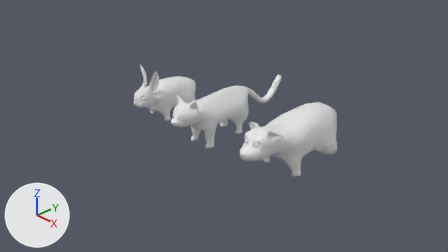
The Blender file art/animals.blend: old version first, new version second.
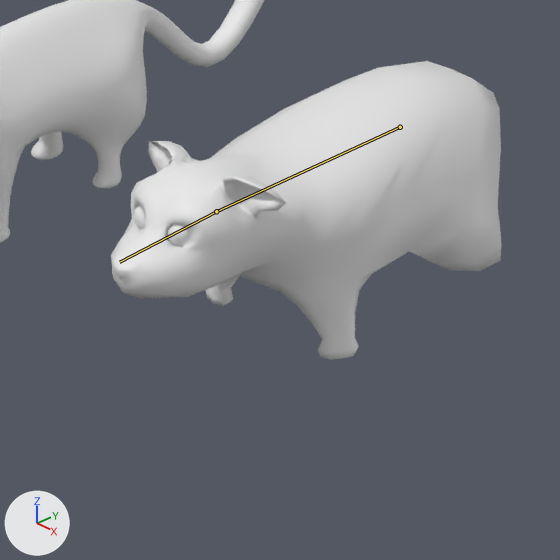
Each version appears first from the file's camera 'Camera', and next in a close-up on the part from 47% to 79% of the width and 34% to 90% of the height. Every picture has the same lights, and +X, +Y and +Z are marked at lower left. The bones that bend it are drawn over the model as lines in the close-ups.

In view in the first close-up: 'Kitty', 'Puppy'.
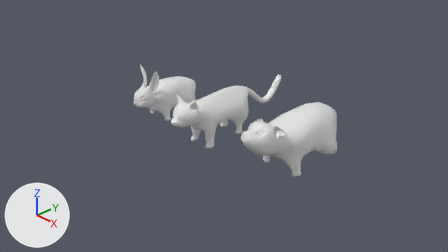
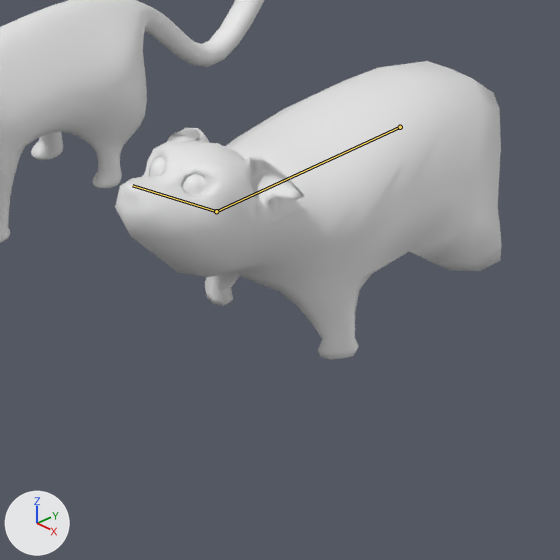
The newer file adds an action. The first version stands in its rest pose; the second is drawn at frame 24 of the action 'Idle'.

The change, as a diff of the scene's bpy script:
```diff
--- a/art/animals.blend.py
+++ b/art/animals.blend.py
@@ bone_head @@
 bone_head = bpy.data.objects['Armature'].pose.bones['Head']  # child of 'Body'
-bone_head.rotation_quaternion = (1.0, 0.0, 0.0, 0.0)  # degrees (0, 0, 0)
+bone_head.rotation_quaternion = (0.958, -0.285, 0.001, 0.012)  # degrees (-33, 0, 1)
```

What differs and where, as boxes [x1, y1, x2, y2] in the close-ups (560 x 560 px):
'Puppy', posed: before [111, 61, 502, 360]; after [115, 61, 502, 360]
bone 'Head', root to tip: before (216, 211) to (119, 262); after (216, 211) to (132, 185)
